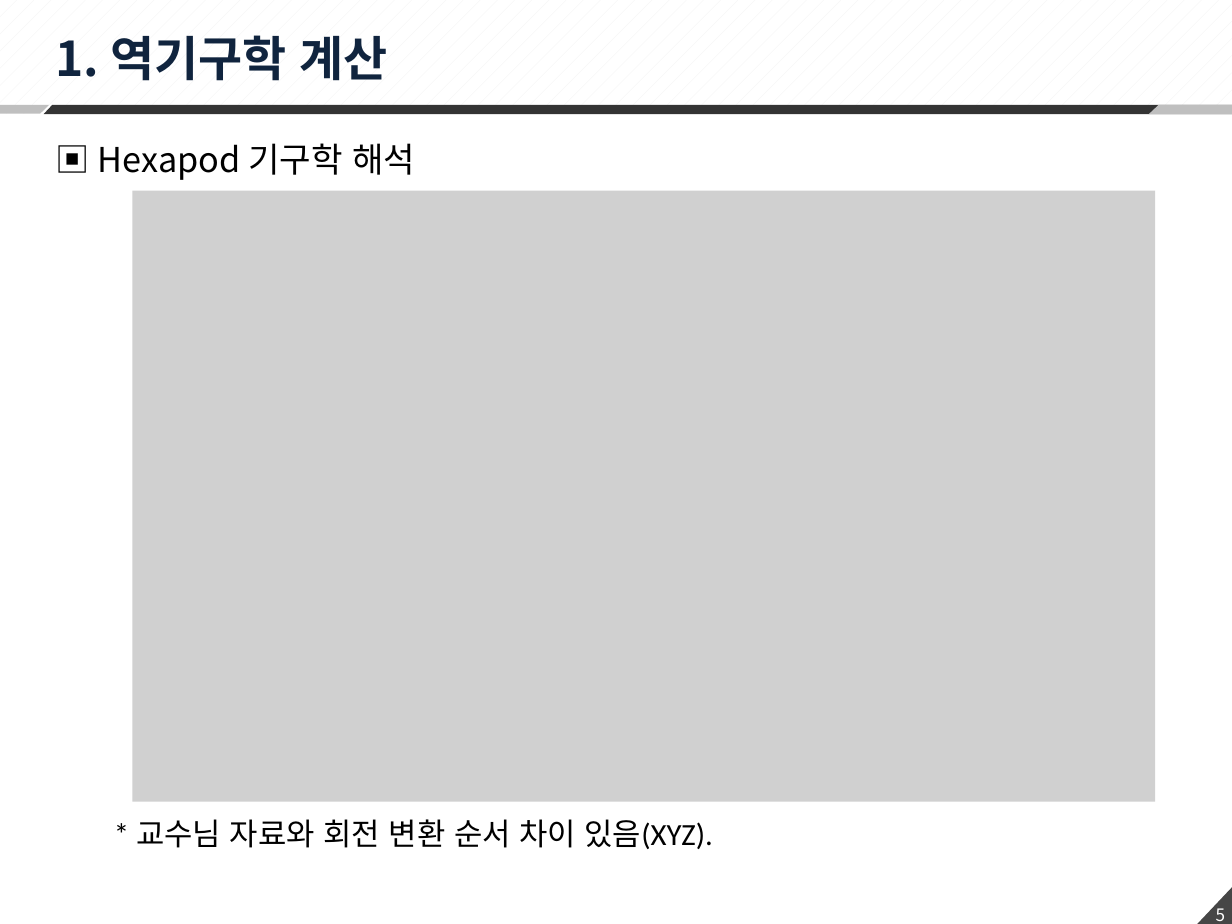
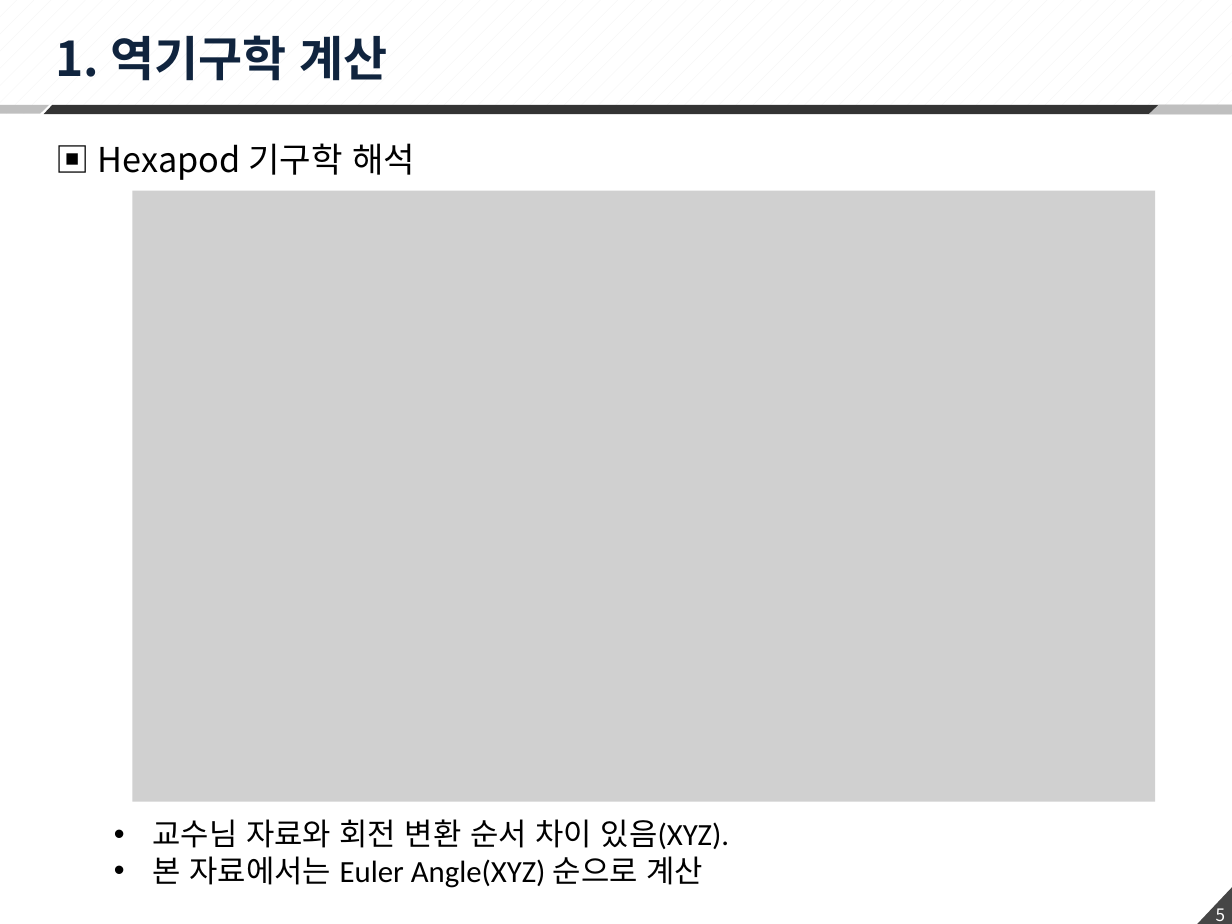
Before and after one commit to changhee-Jung/Hexapod, a slide deck: slide 5 of 02 Scheduler/200406_Hexapod 수식정리.pptx. Drawn at 1232x924 pixels with LibreOffice and Linux fonts; fonts in the diff are those of the drawing; grey boxes stand for pictures. Boxes give left, top, right and bottom in pixels: in the first picture for what was removed or moved away, otherwise in the second. Text is boxed around its words. In the diff, an @@ line names an element or a change of style, - is before the commit and + after.

```diff
--- a/02 Scheduler/200406_Hexapod 수식정리.pptx
+++ b/02 Scheduler/200406_Hexapod 수식정리.pptx
@@ text at (152, 819, 729, 888): text changed @@
-* 교수님 자료와 회전 변환 순서 차이 있음(XYZ).
+• 교수님 자료와 회전 변환 순서 차이 있음(XYZ).
+• 본 자료에서는 Euler Angle(XYZ) 순으로 계산
```
Also in this commit, not shown: 2 other slides changed, 2 slides added, 1 other file.
